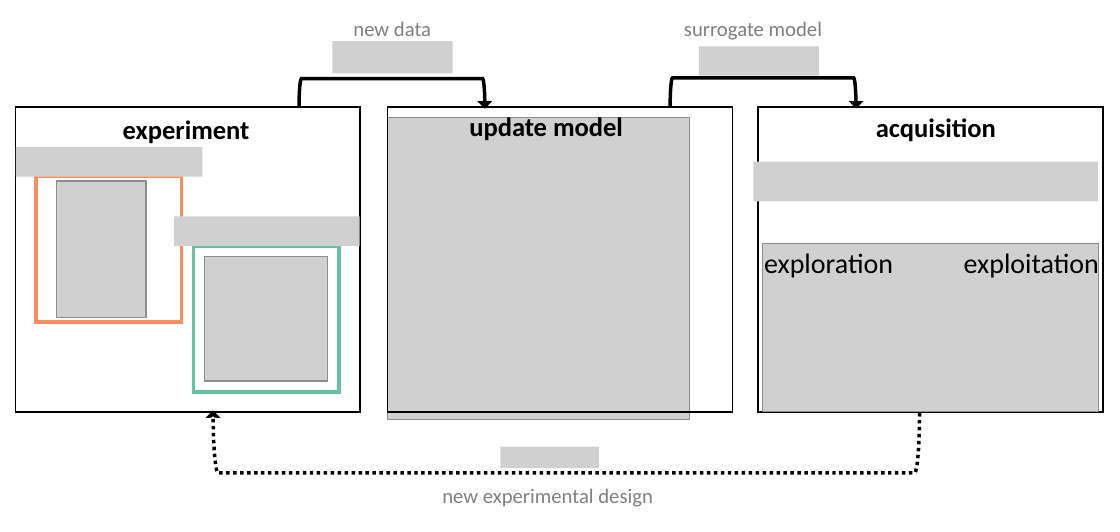
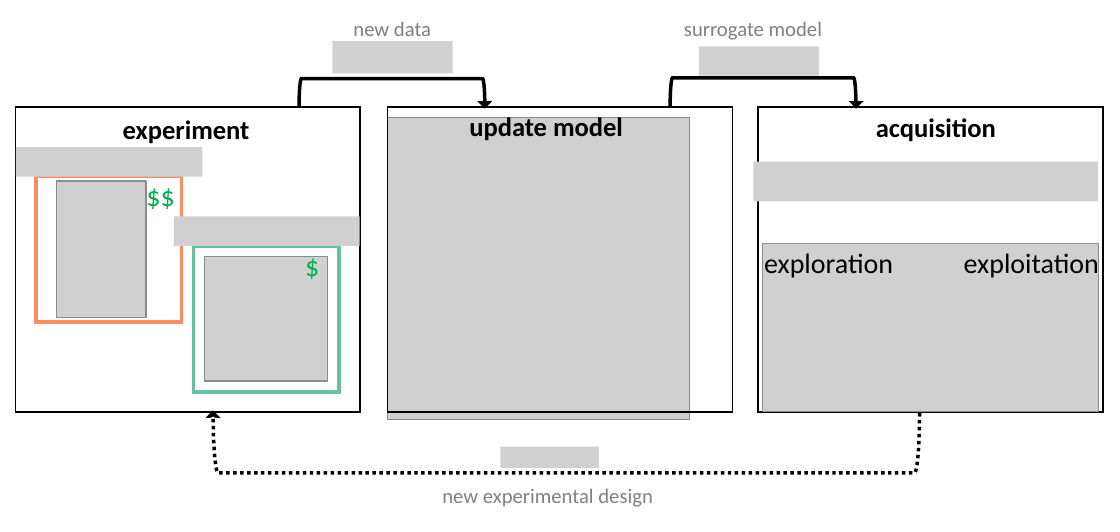
Before and after one commit to SimonEnsemble/multi-fidelity-BO-of-COFs-for-Xe-Kr-seps, a slide deck: slide 1 of figs/figure_1/MFBO_Fig1.pptx. Drawn at 1120x532 pixels with LibreOffice and Linux fonts; fonts in the diff are those of the drawing; grey boxes stand for pictures. Boxes give left, top, right and bottom in pixels: in the first picture for what was removed or moved away, otherwise in the second. Text is boxed around its words. In the diff, an @@ line names an element or a change of style, - is before the commit and + after.

Commit message:
adjusting figure elements in experimental pannel.

```diff
--- a/figs/figure_1/MFBO_Fig1.pptx
+++ b/figs/figure_1/MFBO_Fig1.pptx
@@ text added at [133,172,187,217], 18 pt, text #00B050 @@
+$$
@@ text added at [286,243,339,288], 18 pt, text #00B050 @@
+$
```
